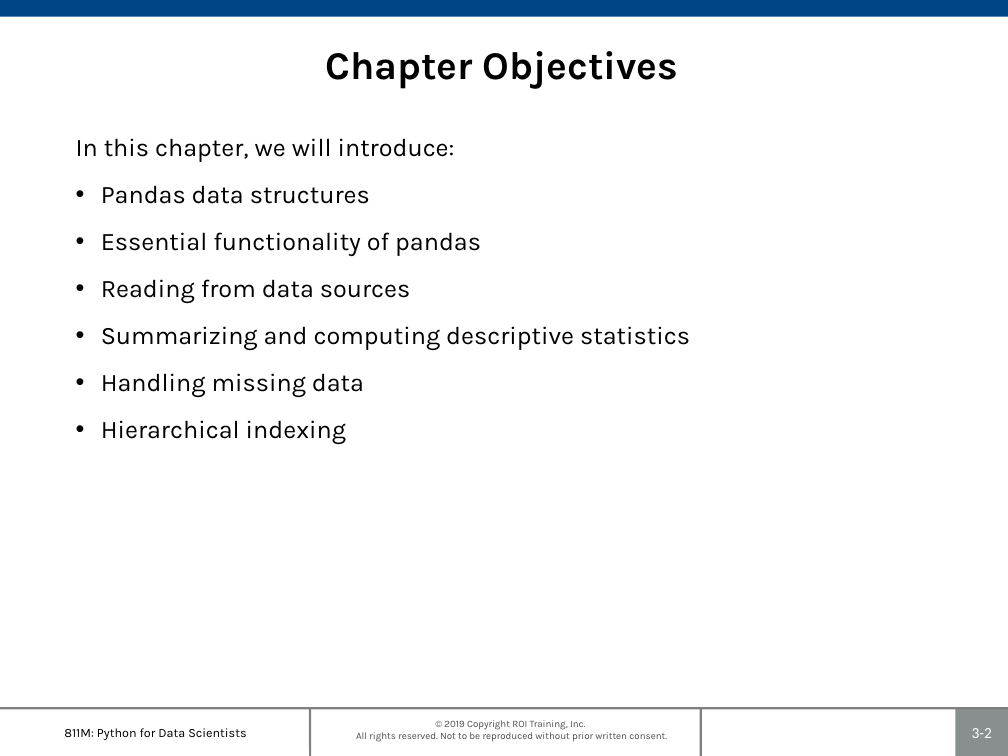
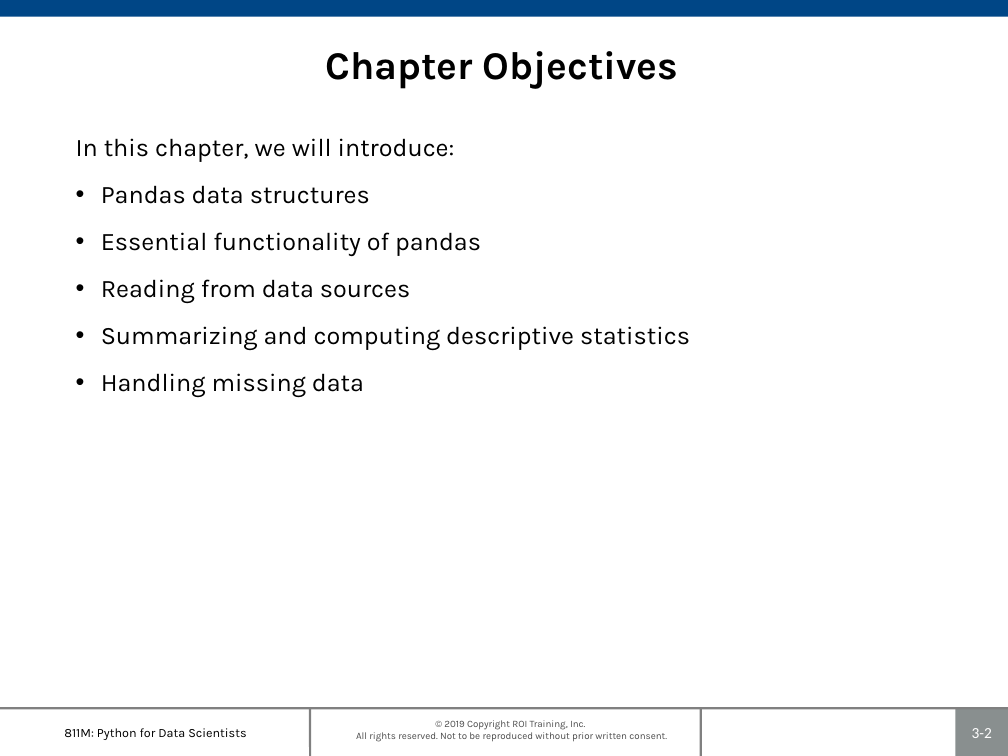
Before and after one commit to roitraining/PythonProgram, a slide deck: slide 2 of Day3-Pandas/Ch03_Pandas.pptx. Drawn at 1008x756 pixels with LibreOffice and Linux fonts; fonts in the diff are those of the drawing; background and template pictures are left out. Boxes give left, top, right and bottom in pixels: in the first picture for what was removed or moved away, otherwise in the second. Text is boxed around its words. In the diff, an @@ line names an element or a change of style, - is before the commit and + after.

```diff
--- a/Day3-Pandas/Ch03_Pandas.pptx
+++ b/Day3-Pandas/Ch03_Pandas.pptx
@@ text at box(101, 420, 346, 445): paragraph removed @@
-• Hierarchical indexing
```
Also in this commit, not shown: 7 other slides changed, 5 slides removed.
